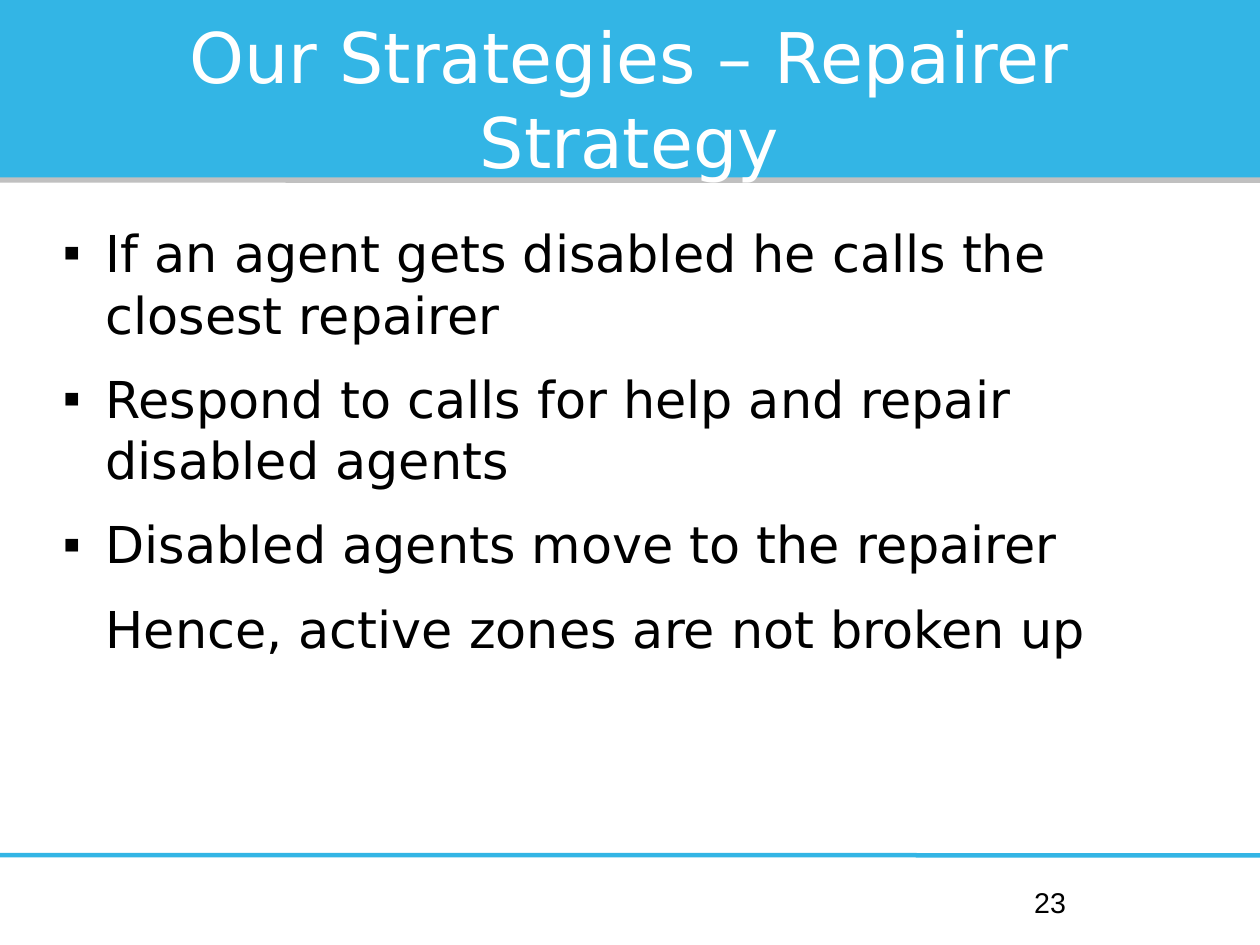
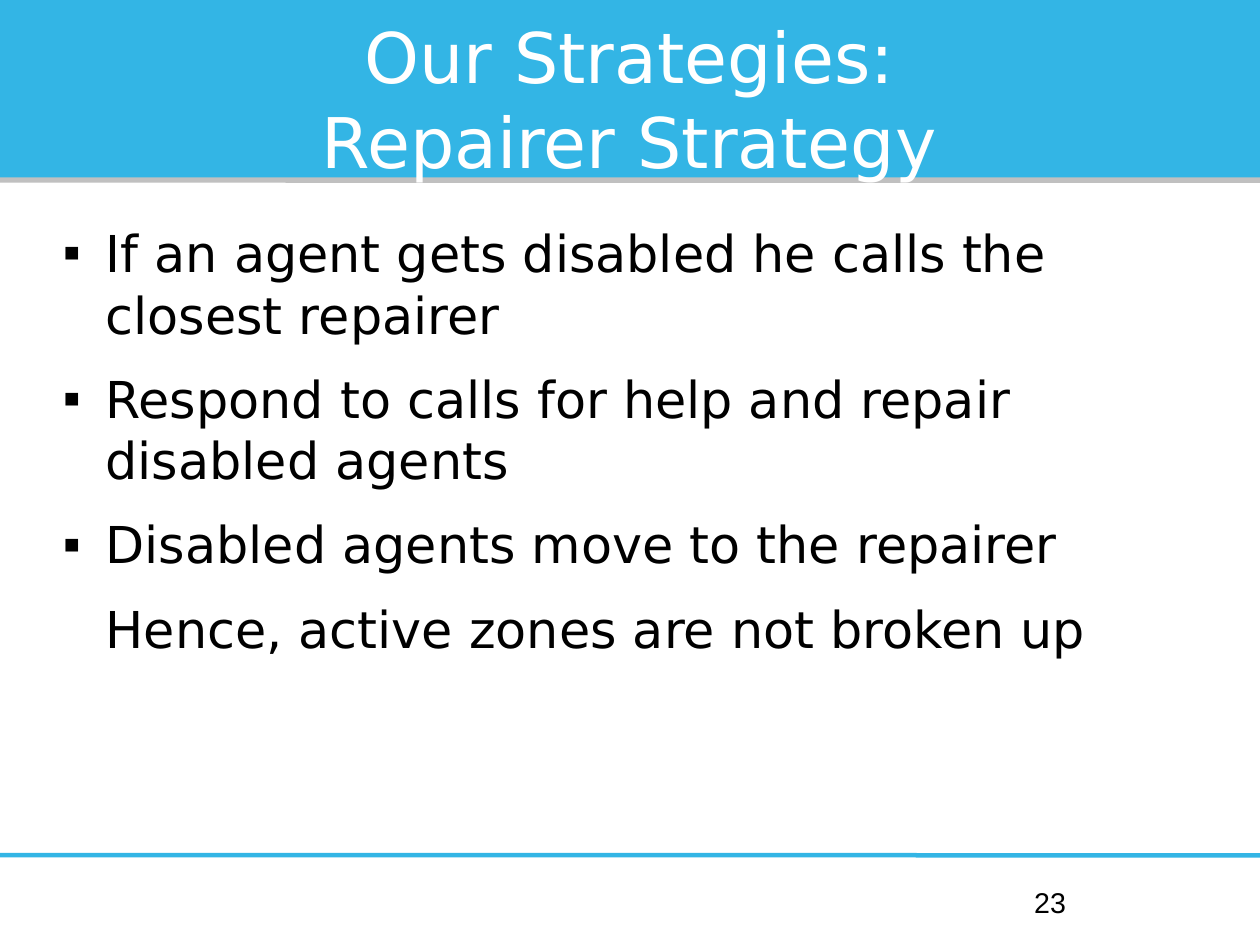
Before and after one commit to Institute-Web-Science-and-Technologies/mapc, a slide deck: slide 23 of Oberseminar/presentation.odp. Drawn at 1260x945 pixels with LibreOffice and Linux fonts; fonts in the diff are those of the drawing. Boxes give left, top, right and bottom in pixels: in the first picture for what was removed or moved away, otherwise in the second. Text is boxed around its words. In the diff, an @@ line names an element or a change of style, - is before the commit and + after.

```diff
--- a/Oberseminar/presentation.odp
+++ b/Oberseminar/presentation.odp
@@ title at (x1=322, y1=30, x2=936, y2=182): text changed @@
-Our Strategies – Repairer Strategy
+Our Strategies:
+Repairer Strategy
```
Also in this commit, not shown: 24 other slides changed, 1 other file.
